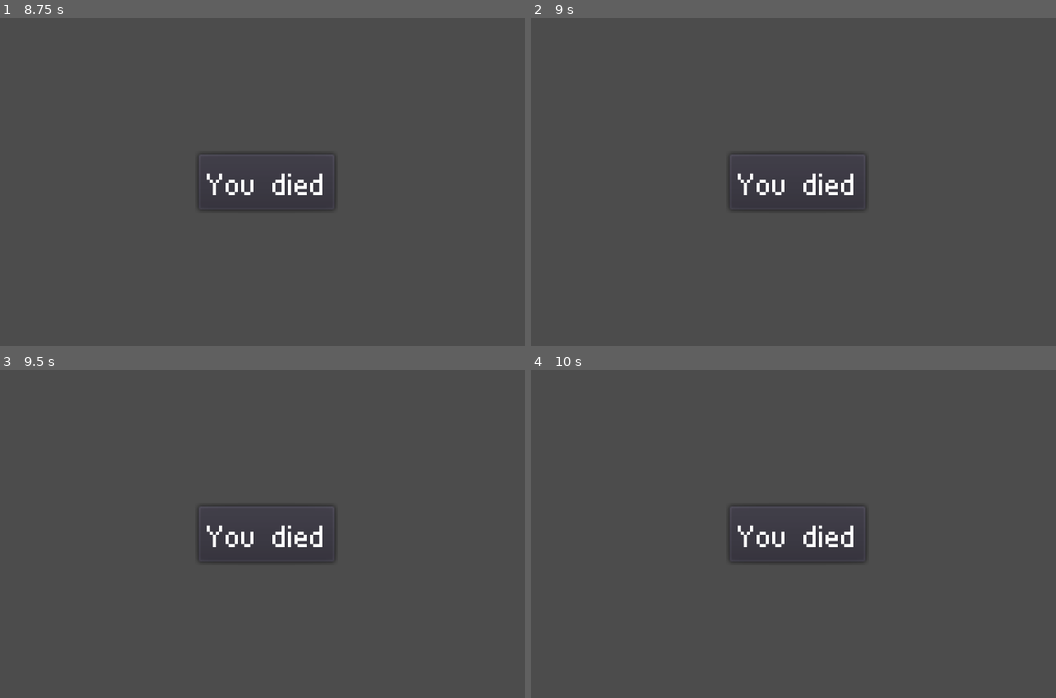
Above: before the commit, frames 1-4 (two rows, left to right).
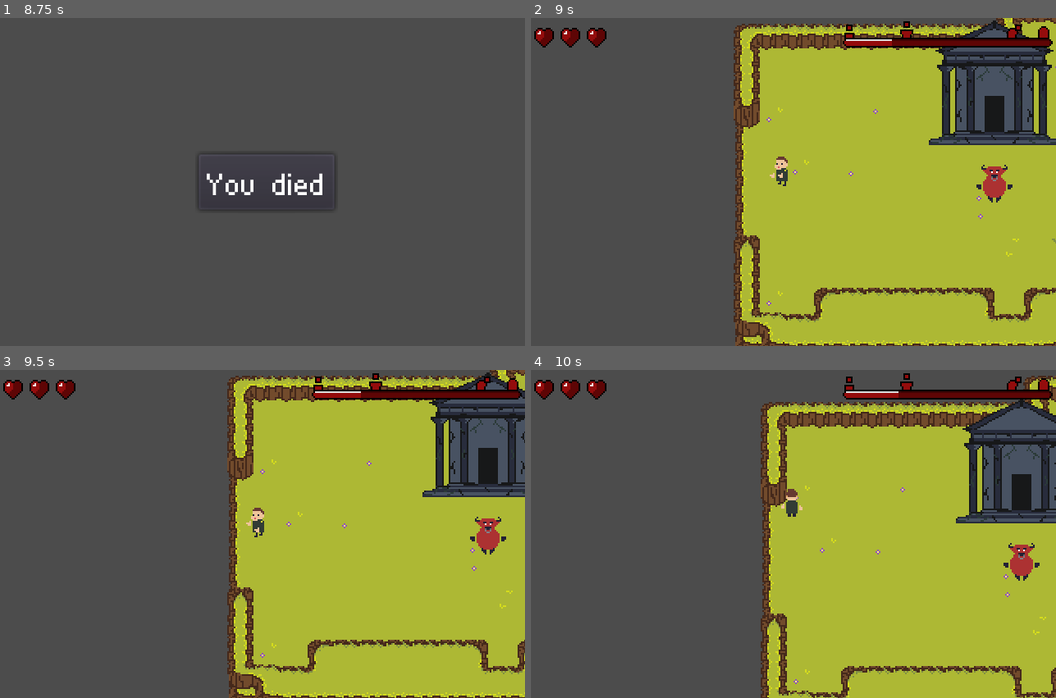
Above: after the commit, the same moments.

Repository: TeamKebab/GodotWildJam24
Game: Godot game, scene res://src/gui/Start.tscn
The game is run twice, just before and just after one commit, with the same random seed, the same clock (stepped at 60 frames per second) and the same inputs.
Inputs:
- Up to frame 1 (8.75 s): tap Enter (ui_accept) at 0.5, 0.77, 1.52, 3.02, 3.77, 4.52, 6.02, 6.77, 7.52, 8 s; hold Right (ui_right) 0.53-1.28 s; hold Down (ui_down) 1.28-2.03 s; hold Right (ui_right) 2.03-2.78 s; hold Up (ui_up) 2.78-3.53 s; hold Left (ui_left) 3.53-5.03 s; hold Down (ui_down) 5.03-5.78 s; hold Right (ui_right) 5.78-6.53 s; hold Up (ui_up) 6.53-7.28 s; hold Right (ui_right) 7.28-8.03 s; hold Down (ui_down) from 8.03 s (still down)
- Up to frame 2 (9 s): tap Enter (ui_accept) at 8.75 s; release Down (ui_down) at 8.78 s; hold Left (ui_left) from 8.78 s (still down)
- Up to frame 3 (9.5 s): keep holding Left (ui_left); tap Enter (ui_accept) at 9.02 s
- Up to frame 4 (10 s): release Left (ui_left) at 9.53 s; hold Up (ui_up) from 9.53 s (still down); tap Enter (ui_accept) at 9.77 s

Frame 1 is identical in both runs. In frame 2, 58% of the frame differs, in the area x 0-100%, y 0-100%; in frame 3, 54%; in frame 4, 50%.

Commit message:
elf hero

Diff:
--- a/src/components/RepeatProgressBar.gd
+++ b/src/components/RepeatProgressBar.gd
@@ -20,7 +20,7 @@
 		new_value = 0
 
 	if new_value > value:
-		for i in range(value, new_value):
+		for _i in range(value, new_value):
 			var textRect = TextureRect.new()
 			textRect.texture = texture
 			add_child(textRect)
--- /dev/null
+++ b/src/entities/characters/ElfCompanion.tscn
@@ -0,0 +1,21 @@
+[gd_scene load_steps=4 format=2]
+
+[ext_resource path="res://assets/sprites/elf.png" type="Texture" id=1]
+[ext_resource path="res://src/entities/characters/Companion.tscn" type="PackedScene" id=2]
+
+[sub_resource type="AtlasTexture" id=1]
+atlas = ExtResource( 1 )
+region = Rect2( 32, 224, 64, 32 )
+
+[node name="ElfCompanion" instance=ExtResource( 2 )]
+id = "elf_companion"
+want_baby_text = "want_baby_elf"
+race = "elf"
+
+[node name="Sprite" parent="." index="1"]
+texture = SubResource( 1 )
+hframes = 2
+
+[node name="Interaction" parent="." index="2"]
+disabled = false
+help = "Press [C] to talk"
--- /dev/null
+++ b/src/entities/characters/ElfHero.gd
@@ -0,0 +1,16 @@
+extends "res://src/entities/characters/Player.gd"
+
+
+const Arrow = preload("res://src/entities/projectiles/Arrow.tscn")
+
+
+func shot():
+	var container = get_parent()
+
+	var arrow = Arrow.instance()
+	container.add_child(arrow)
+
+	var direction = find_node("AnimationTree").get("parameters/Direction/blend_position")
+	var target_collision_layer = 128
+
+	arrow.shot_in_direction(direction, position, target_collision_layer)
--- /dev/null
+++ b/src/entities/characters/ElfHero.tscn
@@ -0,0 +1,55 @@
+[gd_scene load_steps=12 format=2]
+
+[ext_resource path="res://src/entities/characters/Player.tscn" type="PackedScene" id=1]
+[ext_resource path="res://assets/sprites/elf.png" type="Texture" id=2]
+[ext_resource path="res://src/resources/animations/Hero/AnimationTreeRoot.tres" type="AnimationNodeBlendTree" id=3]
+[ext_resource path="res://src/resources/animations/Hero/Elf/ExtraDown.tres" type="Animation" id=4]
+[ext_resource path="res://src/resources/animations/Hero/Elf/ExtraRight.tres" type="Animation" id=5]
+[ext_resource path="res://src/resources/animations/Hero/Elf/ExtraLeft.tres" type="Animation" id=6]
+[ext_resource path="res://src/resources/animations/Hero/Elf/ExtraUp.tres" type="Animation" id=7]
+[ext_resource path="res://src/resources/animations/Hero/Elf/Attack.tres" type="Animation" id=8]
+[ext_resource path="res://src/entities/characters/ElfHero.gd" type="Script" id=9]
+
+[sub_resource type="AnimationNodeStateMachinePlayback" id=1]
+
+[sub_resource type="AnimationNodeStateMachinePlayback" id=2]
+
+[node name="Player" instance=ExtResource( 1 )]
+script = ExtResource( 9 )
+facing_direction = "Up"
+
+[node name="BabySprite" parent="." index="2"]
+z_index = 1
+
+[node name="Sprite" parent="." index="3"]
+texture = ExtResource( 2 )
+hframes = 10
+frame = 1
+region_rect = Rect2( 0, 0, 320, 32 )
+
+[node name="AnimationPlayer" parent="." index="4"]
+anims/Attack = ExtResource( 8 )
+anims/ExtraDown = ExtResource( 4 )
+anims/ExtraLeft = ExtResource( 6 )
+anims/ExtraRight = ExtResource( 5 )
+anims/ExtraUp = ExtResource( 7 )
+
+[node name="AnimationTree" parent="." index="5"]
+tree_root = ExtResource( 3 )
+anim_player = NodePath("../AnimationPlayer")
+active = true
+parameters/Action/playback = SubResource( 1 )
+parameters/Age/playback = SubResource( 2 )
+parameters/All/add_amount = 1.0
+parameters/Direction/blend_position = Vector2( 0, 0 )
+parameters/Direction/0/UpAdd/add_amount = 0
+parameters/Direction/1/AddDown/add_amount = 0
+parameters/Direction/2/LeftAdd/add_amount = 0
+parameters/Direction/3/AddDown/add_amount = 0
+parameters/DirectionAction/add_amount = 1.0
+
+[node name="DetectionBox" parent="." index="6"]
+position = Vector2( 0, -15 )
+rotation = 1.5708
+
+[node name="Attack" type="Node2D" parent="." index="8"]
--- a/src/entities/characters/OrcCompanion.tscn
+++ b/src/entities/characters/OrcCompanion.tscn
@@ -1,6 +1,7 @@
-[gd_scene load_steps=2 format=2]
+[gd_scene load_steps=3 format=2]
 
 [ext_resource path="res://src/entities/characters/Companion.tscn" type="PackedScene" id=1]
+[ext_resource path="res://assets/sprites/orc.png" type="Texture" id=2]
 
 [node name="OrcCompanion" instance=ExtResource( 1 )]
 id = "orc_companion"
@@ -8,7 +9,11 @@
 race = "orc"
 
 [node name="Sprite" parent="." index="1"]
-modulate = Color( 0.368627, 0.509804, 0.356863, 1 )
+position = Vector2( 0, -10 )
+texture = ExtResource( 2 )
+hframes = 2
+region_enabled = true
+region_rect = Rect2( 42, 294, 84, 42 )
 
 [node name="Interaction" parent="." index="2"]
 disabled = false
--- a/src/entities/characters/OrcHero.tscn
+++ b/src/entities/characters/OrcHero.tscn
@@ -23,6 +23,7 @@
 sprite_height = 42
 total_frames = 11
 facing_direction = "Up"
+age = "Teen"
 
 [node name="BabySprite" parent="." index="2"]
 z_index = 1
--- a/src/entities/projectiles/Projectile.gd
+++ b/src/entities/projectiles/Projectile.gd
@@ -34,18 +34,22 @@
 	position += motion * delta
 
 
-func shot(target_hurtbox, origin_position):
+func shot_in_direction(direction, origin_position, target_collision_layer):
 	start_position = origin_position
-
-	var target_collision_layer = target_hurtbox.get_collision_layer()
-	var target_position = target_hurtbox.get_parent().position
-
-	var direction = start_position.direction_to(target_position)
 
 	collision_mask |= target_collision_layer
 	position = start_position
 	rotation = direction.angle()
 	motion = direction * speed
+
+
+func shot(target_hurtbox, origin_position):
+	var target_position = target_hurtbox.get_parent().position
+	var direction = origin_position.direction_to(target_position)
+
+	var target_collision_layer = target_hurtbox.get_collision_layer()
+
+	shot_in_direction(direction, origin_position, target_collision_layer)
 
 
 func destroy():
--- a/src/globals/Game.gd
+++ b/src/globals/Game.gd
@@ -9,7 +9,7 @@
 const PLAYER_RACES = {
 	"human": preload("res://src/entities/characters/HumanHero.tscn"),
 	"orc": preload("res://src/entities/characters/OrcHero.tscn"),
-
+	"elf": preload("res://src/entities/characters/ElfHero.tscn"),
 }
 
 
--- a/src/gui/GameOver.gd
+++ b/src/gui/GameOver.gd
@@ -9,7 +9,7 @@
 
 func _ready():
 	timer.connect("timeout", self, "_on_timer_timeout")
-	timer.start(5)
+	timer.start(1)
 
 
 func _input(event):
--- a/src/maps/TestLevel.tscn
+++ b/src/maps/TestLevel.tscn
@@ -44,18 +44,26 @@
 position = Vector2( -160, 152 )
 shape = SubResource( 1 )
 disabled = false
-automatic = true
 help = "Press [C] to talk"
 map_path = "res://src/maps/TestLevel2.tscn"
 entry_name = "Default"
+automatic = true
 immediate = false
 question = "ask_next_map"
 
 [node name="SwordSoldier" parent="YSort" index="3" instance=ExtResource( 5 )]
 position = Vector2( 536, 72 )
+max_hp = 1
+acceleration = 50
+speed = 50
 
 [node name="ElfArcher" parent="YSort" index="4" instance=ExtResource( 6 )]
 position = Vector2( 192, 296 )
+max_hp = 1
+acceleration = 50
+min_turn_around_time = 0.5
+max_turn_around_time = 2.0
+speed = 50
 
 [node name="Fence9" parent="YSort" index="5" instance=ExtResource( 7 )]
 position = Vector2( 56, -344 )
@@ -86,6 +94,11 @@
 
 [node name="BombGnome" parent="YSort" index="14" instance=ExtResource( 8 )]
 position = Vector2( 32, 208 )
+max_hp = 1
+acceleration = 50
+min_turn_around_time = 0.5
+max_turn_around_time = 2.0
+speed = 50
 
 [node name="FireMage2" parent="YSort" index="15" instance=ExtResource( 9 )]
 position = Vector2( 160, -80 )
--- a/src/maps/TestShrine.tscn
+++ b/src/maps/TestShrine.tscn
@@ -1,21 +1,22 @@
-[gd_scene load_steps=4 format=2]
+[gd_scene load_steps=5 format=2]
 
 [ext_resource path="res://src/maps/Shrine.tscn" type="PackedScene" id=1]
 [ext_resource path="res://src/entities/characters/Companion.tscn" type="PackedScene" id=2]
 [ext_resource path="res://src/entities/characters/OrcCompanion.tscn" type="PackedScene" id=3]
+[ext_resource path="res://src/entities/characters/ElfCompanion.tscn" type="PackedScene" id=4]
 
 [node name="Shrine" instance=ExtResource( 1 )]
 
 [node name="Gateway" parent="YSort" index="0"]
-disabled = false
 help = "Press [C] to exit"
 map_path = "res://src/maps/TestLevel.tscn"
 entry_name = "Shrine"
-immediate = true
-question = "ask_next_map"
 
 [node name="Companion" parent="YSort" index="1" instance=ExtResource( 2 )]
 position = Vector2( 128, 96 )
 
 [node name="OrcCompanion" parent="YSort" index="2" instance=ExtResource( 3 )]
 position = Vector2( 200, 96 )
+
+[node name="ElfCompanion" parent="YSort" index="3" instance=ExtResource( 4 )]
+position = Vector2( 160, 72 )
--- /dev/null
+++ b/src/resources/animations/Hero/Elf/Attack.tres
@@ -0,0 +1,34 @@
+[gd_resource type="Animation" format=2]
+
+[resource]
+resource_name = "Attack"
+length = 0.3
+tracks/0/type = "method"
+tracks/0/path = NodePath(".")
+tracks/0/interp = 1
+tracks/0/loop_wrap = true
+tracks/0/imported = false
+tracks/0/enabled = true
+tracks/0/keys = {
+"times": PoolRealArray( 0.2, 0.3 ),
+"transitions": PoolRealArray( 1, 1 ),
+"values": [ {
+"args": [  ],
+"method": "shot"
+}, {
+"args": [  ],
+"method": "_end_attack"
+} ]
+}
+tracks/1/type = "value"
+tracks/1/path = NodePath("Sprite:frame")
+tracks/1/interp = 1
+tracks/1/loop_wrap = true
+tracks/1/imported = false
+tracks/1/enabled = true
+tracks/1/keys = {
+"times": PoolRealArray( 0, 0.1, 0.2 ),
+"transitions": PoolRealArray( 1, 1, 1 ),
+"update": 1,
+"values": [ 7, 8, 9 ]
+}
--- /dev/null
+++ b/src/resources/animations/Hero/Elf/ExtraDown.tres
@@ -0,0 +1,29 @@
+[gd_resource type="Animation" format=2]
+
+[resource]
+resource_name = "ExtraDown"
+length = 0.1
+tracks/0/type = "value"
+tracks/0/path = NodePath("Attack:position")
+tracks/0/interp = 1
+tracks/0/loop_wrap = true
+tracks/0/imported = false
+tracks/0/enabled = true
+tracks/0/keys = {
+"times": PoolRealArray( 0 ),
+"transitions": PoolRealArray( 1 ),
+"update": 0,
+"values": [ Vector2( -1.5, 7.54324 ) ]
+}
+tracks/1/type = "value"
+tracks/1/path = NodePath("Attack:rotation_degrees")
+tracks/1/interp = 1
+tracks/1/loop_wrap = true
+tracks/1/imported = false
+tracks/1/enabled = true
+tracks/1/keys = {
+"times": PoolRealArray( 0 ),
+"transitions": PoolRealArray( 1 ),
+"update": 0,
+"values": [ 90.0 ]
+}
--- /dev/null
+++ b/src/resources/animations/Hero/Elf/ExtraLeft.tres
@@ -0,0 +1,29 @@
+[gd_resource type="Animation" format=2]
+
+[resource]
+resource_name = "ExtraLeft"
+length = 0.1
+tracks/0/type = "value"
+tracks/0/path = NodePath("Attack:position")
+tracks/0/interp = 1
+tracks/0/loop_wrap = true
+tracks/0/imported = false
+tracks/0/enabled = true
+tracks/0/keys = {
+"times": PoolRealArray( 0 ),
+"transitions": PoolRealArray( 1 ),
+"update": 0,
+"values": [ Vector2( -12.8886, -6.45676 ) ]
+}
+tracks/1/type = "value"
+tracks/1/path = NodePath("Attack:rotation_degrees")
+tracks/1/interp = 1
+tracks/1/loop_wrap = true
+tracks/1/imported = false
+tracks/1/enabled = true
+tracks/1/keys = {
+"times": PoolRealArray( 0 ),
+"transitions": PoolRealArray( 1 ),
+"update": 0,
+"values": [ 0.0 ]
+}
--- /dev/null
+++ b/src/resources/animations/Hero/Elf/ExtraRight.tres
@@ -0,0 +1,29 @@
+[gd_resource type="Animation" format=2]
+
+[resource]
+resource_name = "ExtraRight"
+length = 0.1
+tracks/0/type = "value"
+tracks/0/path = NodePath("Attack:position")
+tracks/0/interp = 1
+tracks/0/loop_wrap = true
+tracks/0/imported = false
+tracks/0/enabled = true
+tracks/0/keys = {
+"times": PoolRealArray( 0 ),
+"transitions": PoolRealArray( 1 ),
+"update": 0,
+"values": [ Vector2( 8.11136, -6.45676 ) ]
+}
+tracks/1/type = "value"
+tracks/1/path = NodePath("Attack:rotation_degrees")
+tracks/1/interp = 1
+tracks/1/loop_wrap = true
+tracks/1/imported = false
+tracks/1/enabled = true
+tracks/1/keys = {
+"times": PoolRealArray( 0 ),
+"transitions": PoolRealArray( 1 ),
+"update": 0,
+"values": [ 0.0 ]
+}
--- /dev/null
+++ b/src/resources/animations/Hero/Elf/ExtraUp.tres
@@ -0,0 +1,29 @@
+[gd_resource type="Animation" format=2]
+
+[resource]
+resource_name = "ExtraUp"
+length = 0.1
+tracks/0/type = "value"
+tracks/0/path = NodePath("Attack:position")
+tracks/0/interp = 1
+tracks/0/loop_wrap = true
+tracks/0/imported = false
+tracks/0/enabled = true
+tracks/0/keys = {
+"times": PoolRealArray( 0 ),
+"transitions": PoolRealArray( 1 ),
+"update": 0,
+"values": [ Vector2( 0, -15 ) ]
+}
+tracks/1/type = "value"
+tracks/1/path = NodePath("Attack:rotation_degrees")
+tracks/1/interp = 1
+tracks/1/loop_wrap = true
+tracks/1/imported = false
+tracks/1/enabled = true
+tracks/1/keys = {
+"times": PoolRealArray( 0 ),
+"transitions": PoolRealArray( 1 ),
+"update": 0,
+"values": [ 90.0 ]
+}
Not shown: 1 places in src/maps/TestLevel.tscn that only renumber resources
